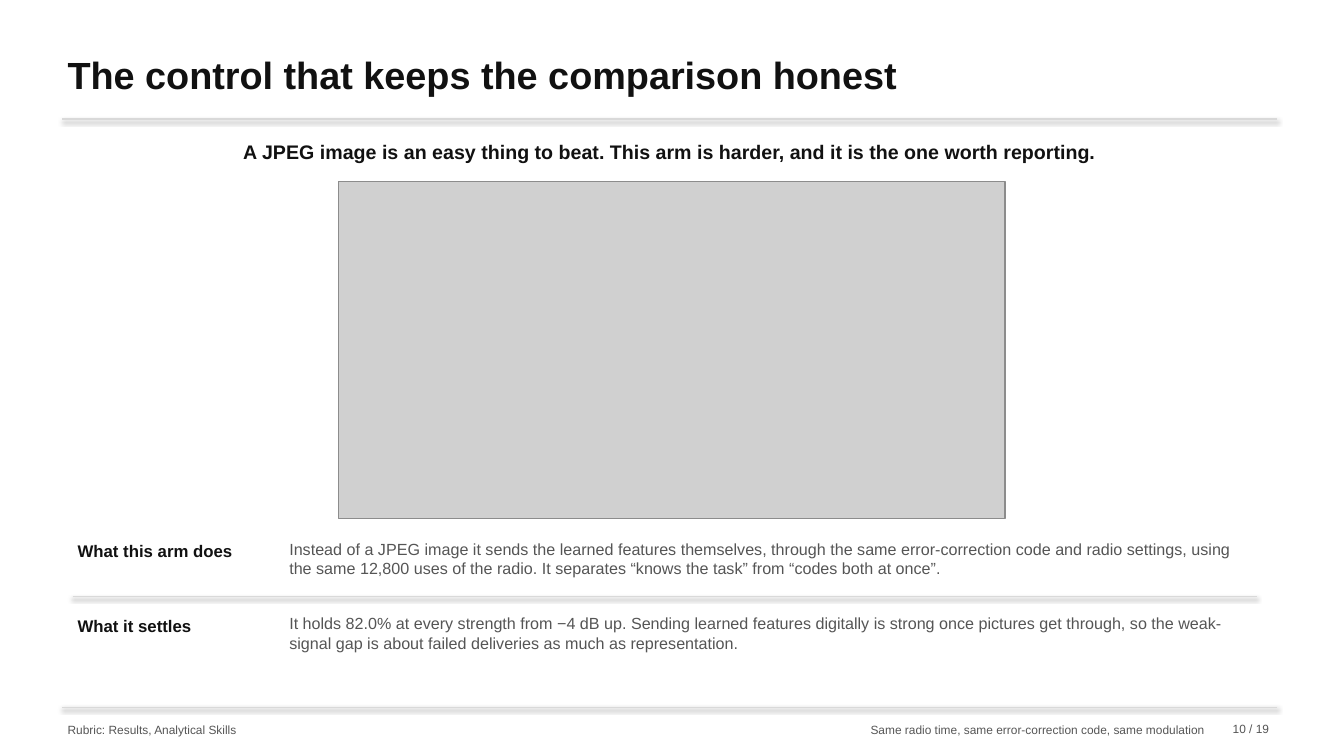
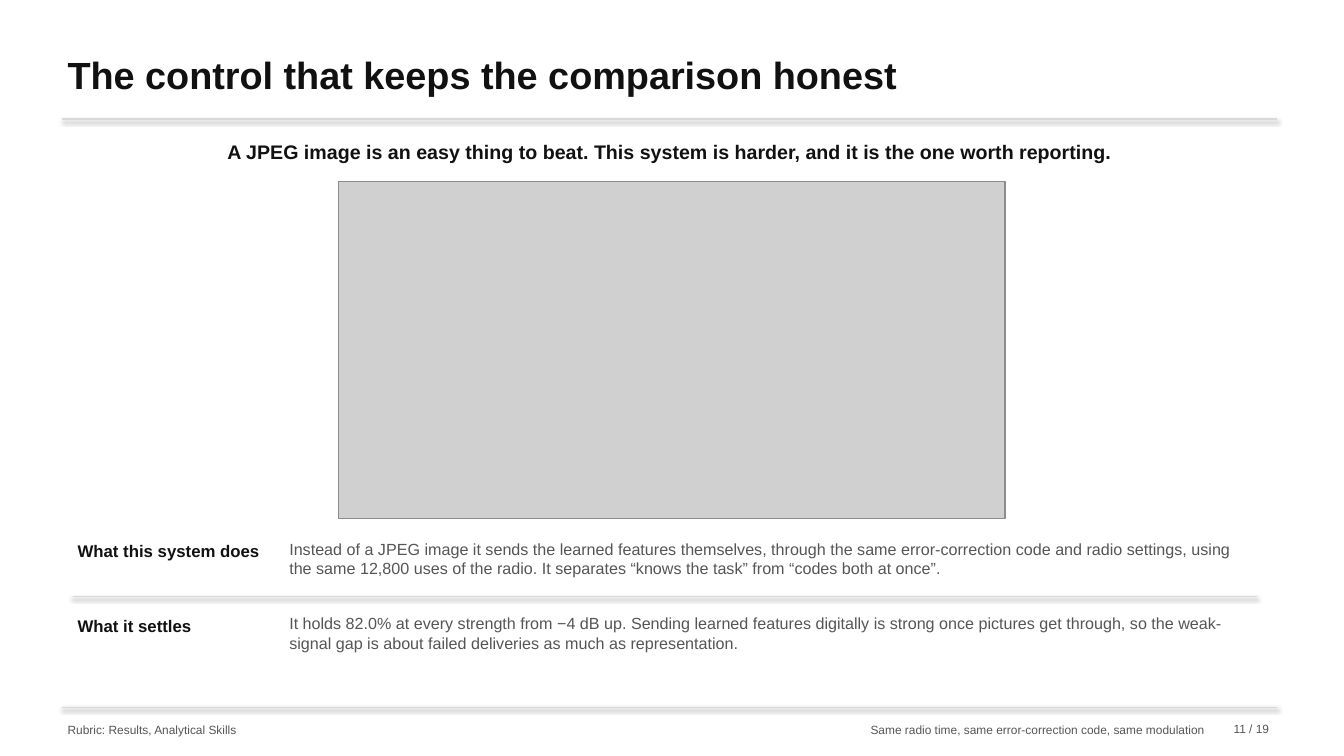
Before and after one commit to nxck2005/capstone, a slide deck: slide 11 of deliverables/review-2/semantic-communication-second-review.pptx (slide 10 before the commit). Drawn at 1344x756 pixels with LibreOffice and Linux fonts; fonts in the diff are those of the drawing; grey boxes stand for pictures. Boxes give left, top, right and bottom in pixels: in the first picture for what was removed or moved away, otherwise in the second. Text is boxed around its words. In the diff, an @@ line names an element or a change of style, - is before the commit and + after.

```diff
--- a/deliverables/review-2/semantic-communication-second-review.pptx
+++ b/deliverables/review-2/semantic-communication-second-review.pptx
@@ text at (227,144,1111,163): text changed @@
-A JPEG image is an easy thing to beat. This arm is harder, and it is the one worth reporting.
+A JPEG image is an easy thing to beat. This system is harder, and it is the one worth reporting.
@@ text at (78,545,259,561): text changed @@
-What this arm does
+What this system does
@@ text at (1234,724,1269,733): text changed @@
-10 / 19
+11 / 19
```
Also in this commit, not shown: 6 other slides changed, 13 other files.
